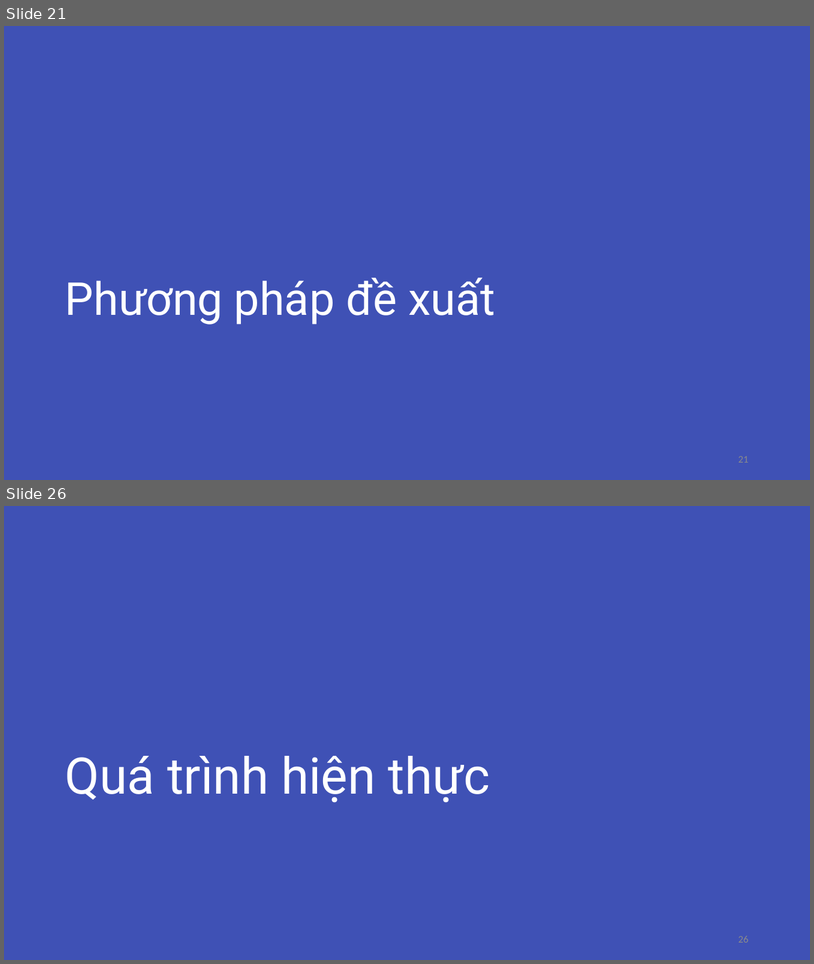
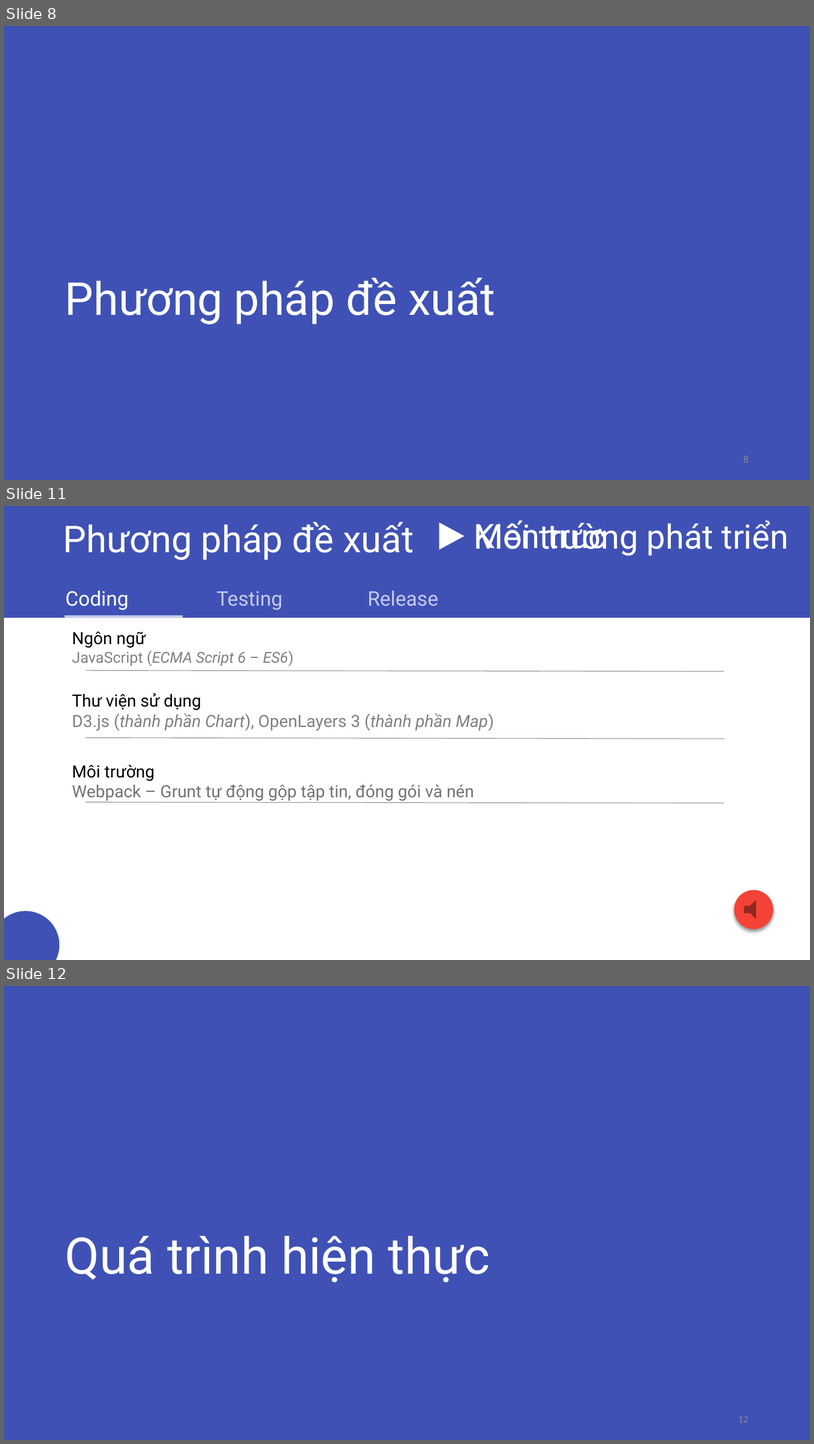
Before and after one commit to csethanhcong/c9js-demo, a slide deck: report/Presentation/Slide LVTN.pptx. Shown one above the other, each under a label of ours: slides 21 and 26 before the commit, slides 8, 11 and 12 after it; the slides between them are not shown. The pictures are 814x964 and 814x1444 pixels, drawn with LibreOffice and Linux fonts; fonts in the diff are those of the drawing. Boxes give left, top, right and bottom in pixels: in the first picture for what was removed or moved away, otherwise in the second. Text is boxed around its words. In the diff, an @@ line names an element or a change of style, - is before the commit and + after.

```diff
--- a/report/Presentation/Slide LVTN.pptx
+++ b/report/Presentation/Slide LVTN.pptx
@@ slide 11 added at [4,506,810,960], background #FFFFFF @@
@@ rectangle added at [4,506,810,577], fill #3F51B5 @@
@@ title added at [63,522,414,560], 44 pt, text #FFFFFF @@
+Phương pháp đề xuất
@@ triangle added at [439,523,465,550], fill #FFFFFF @@
@@ text added at [474,520,606,549], 40 pt, text #FFFFFF @@
+Kiến trúc
@@ text added at [539,520,789,556], 40 pt, text #FFFFFF @@
+Môi trường phát triển
@@ rectangle added at [4,577,810,618], fill #3F51B5 @@
@@ text added at [65,591,129,610], 24 pt, text #FFFFFF @@
+Coding
@@ text added at [216,591,282,610], 24 pt, text #C5CAE9 @@
+Testing
@@ text added at [368,591,438,606], 24 pt, text #C5CAE9 @@
+Release
@@ line added from (65, 617) to (183, 617), #C5CAE9 3 pt @@
@@ text added at [72,631,294,666], 18 pt, text #808080 @@
+Ngôn ngữ
+JavaScript (ECMA Script 6 – ES6)
@@ line added from (86, 670) to (725, 671), #A6A6A6 1 pt @@
@@ text added at [72,693,494,730], 20 pt, text #808080 @@
+Thư viện sử dụng
+D3.js (thành phần Chart), OpenLayers 3 (thành phần Map)
@@ line added from (86, 738) to (725, 739), #A6A6A6 1 pt @@
@@ text added at [72,765,474,801], 20 pt, text #767171 @@
+Môi trường
+Webpack – Grunt tự động gộp tập tin, đóng gói và nén
@@ line added from (86, 802) to (725, 803), #A6A6A6 1 pt @@
@@ ellipse added at [735,889,774,929], fill #F44336 @@
@@ action button sound added at [741,895,767,923], fill #F44336 @@
@@ ellipse added at [4,911,59,960], fill #3F51B5 @@
@@ what was slide 21 is now slide 8 @@
@@ page number at [744,456,749,462]: text changed @@
-21
+8
@@ what was slide 26 is now slide 12 @@
@@ page number at [738,1416,749,1422]: text changed @@
-26
+12
```
Also in this commit, not shown: 7 slides changed, 10 other slides added, 33 slides removed, 4 other files.
